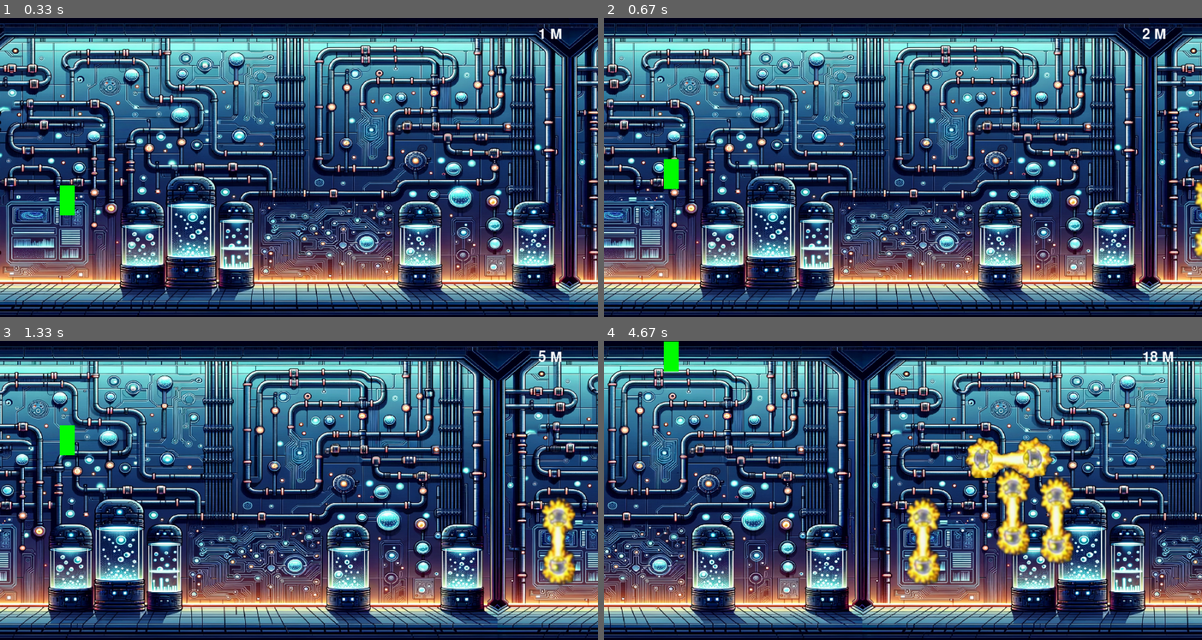
Above: before the commit, frames 1-4 (two rows, left to right).
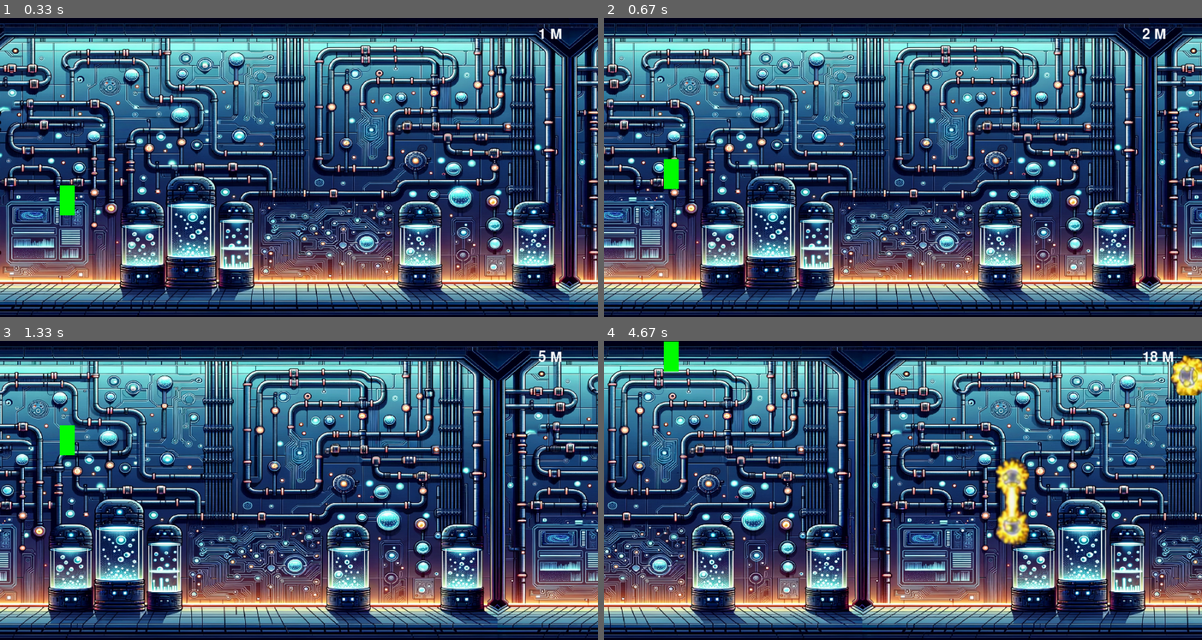
Above: after the commit, the same moments.

Repository: insper-classroom/projeto-pygame-prata
Game: pygame game, started from jogo.py
Same seed, same stepped clock (60 frames per second), same inputs: the game is played once before the commit and once after it.
Inputs:
- Up to frame 1 (0.33 s): no input
- Up to frame 2 (0.67 s): tap Space at 0.33 s
- Up to frame 3 (1.33 s): tap Space at 0.73, 1.03, 1.23 s
- Up to frame 4 (4.67 s): tap Space at 2.07, 2.37, 2.63, 2.97, 3.27, 3.4, 3.8, 4.1, 4.47 s

Frame 1 is identical in both runs. In frame 2, 0.2% of the frame differs, in the area x 98-100%, y 53-82%; in frame 3, 1.3%; in frame 4, 5.8%, in the area x 50-100%, y 4-82%.

Commit message:
Velocidade corrigida + inicio criação de telas

Diff:
--- a/classe_background.py
+++ b/classe_background.py
@@ -1,5 +1,7 @@
 import pygame
-from constantes import *
+from constantes import largura_tela, altura_tela
+from game_loop import *
+
 
 class Background(pygame.sprite.Sprite):
 
@@ -10,10 +12,10 @@
         self.rect_background_direita = self.surface_background.get_rect(topleft=(largura_tela, 0))
         pygame.sprite.Sprite.__init__(self)
 
-    def movimenta_background(self):
+    def movimenta_background(self, state):
 
-        self.rect_background_esquerda.x -= velocidade_tela
-        self.rect_background_direita.x -= velocidade_tela
+        self.rect_background_esquerda.x -= state ["velocidade_tela"]
+        self.rect_background_direita.x -= state ["velocidade_tela"]
 
         if self.rect_background_esquerda.x <= -largura_tela:
             self.rect_background_esquerda.x = largura_tela
--- a/classe_obstacles.py
+++ b/classe_obstacles.py
@@ -1,6 +1,6 @@
 import pygame
 import random
-from constantes import *
+from game_loop import *
 
 class Obstacle(pygame.sprite.Sprite):
     def __init__(self):
@@ -32,9 +32,8 @@
 
         pygame.sprite.Sprite.__init__(self)
 
-        self.rect = self.obstacle_type[self.current_frame].get_rect(x=largura_tela + random.randint (0,300), y=altura_tela * random.uniform(0.3, 0.7))
-
-    def movimenta_e_anima_obstacle(self):
+        self.rect = self.obstacle_type[self.current_frame].get_rect(x=largura_tela + random.randint (0,900), y=random.randint(0, altura_tela - self.obstacle_type[self.current_frame].get_height()))
+    def movimenta_e_anima_obstacle(self, state):
 
         self.animation_counter += 1
 
@@ -42,11 +41,12 @@
             self.current_frame = (self.current_frame + 1) % len(self.obstacle_type)
             self.animation_counter = 0
 
-        self.rect.x -= velocidade_tela
+        self.rect.x -= state ["velocidade_tela"]
 
     def reset_posicao(self):
         self.rect.x = largura_tela + random.randint (0, 600)
-        self.rect.y = random.randint(300 , altura_tela)
+        max_y = altura_tela - self.rect.height
+        self.rect.y = random.randint(300, max_y)
 
     def adiciona_obstacles (self, state):
 
--- a/classe_player.py
+++ b/classe_player.py
@@ -1,5 +1,6 @@
 import pygame
-from constantes import *
+from constantes import largura_tela, altura_tela, altura_chao
+from game_loop import *
 
 
 class Player(pygame.sprite.Sprite):
--- a/constantes.py
+++ b/constantes.py
@@ -1,5 +1,3 @@
-import pygame
-
 largura_tela = 1000
 altura_tela = 500
 velocidade_tela = 2
--- a/game_loop.py
+++ b/game_loop.py
@@ -1,8 +1,8 @@
 import pygame
-from constantes import *
-from classe_player import Player
-from classe_background import Background
+from classe_player import *
+from classe_background import *
 from classe_obstacles import Obstacle
+from constantes import largura_tela, altura_tela, velocidade_tela, QUANTIDADE_AUMENTO_VELOCIDADE
 
 def game_loop(window, state):
 
@@ -25,15 +25,15 @@
 
             elif event.type == AUMENTAR_VELOCIDADE_EVENT:
                 global velocidade_tela
-                velocidade_tela += QUANTIDADE_AUMENTO_VELOCIDADE
+                state ['velocidade_tela'] += QUANTIDADE_AUMENTO_VELOCIDADE
 
         player.movimenta_player()
-        background_imagem.movimenta_background()
+        background_imagem.movimenta_background(state)
         distancia_percorrida += velocidade_tela / 30
 
 
         for obstacle in state ["grupo_obstacles"]:
-            obstacle.movimenta_e_anima_obstacle()
+            obstacle.movimenta_e_anima_obstacle(state)
 
             if player.rect_player.colliderect(obstacle.rect):
                 pygame.quit()
--- a/inicializa_tela_jogo.py
+++ b/inicializa_tela_jogo.py
@@ -11,7 +11,7 @@
     player = Player()
     background_imagem = Background('background.png')
     obstacles = [Obstacle() for _ in range(4)]
-    state = {'player': player, 'background' : background_imagem,  "grupo_obstacles" : pygame.sprite.Group()}
+    state = {'player': player, 'background' : background_imagem,  "grupo_obstacles" : pygame.sprite.Group(), "velocidade_tela" : velocidade_tela}
     state["grupo_obstacles"].add(obstacles)
 
     return window, state
--- a/jogo.py
+++ b/jogo.py
@@ -1,4 +1,3 @@
-from constantes import *
 from inicializa_tela_jogo import inicializa
 from game_loop import game_loop
 
Binary file added: Telainicio.png
Empty file added: tela_inicio.py
